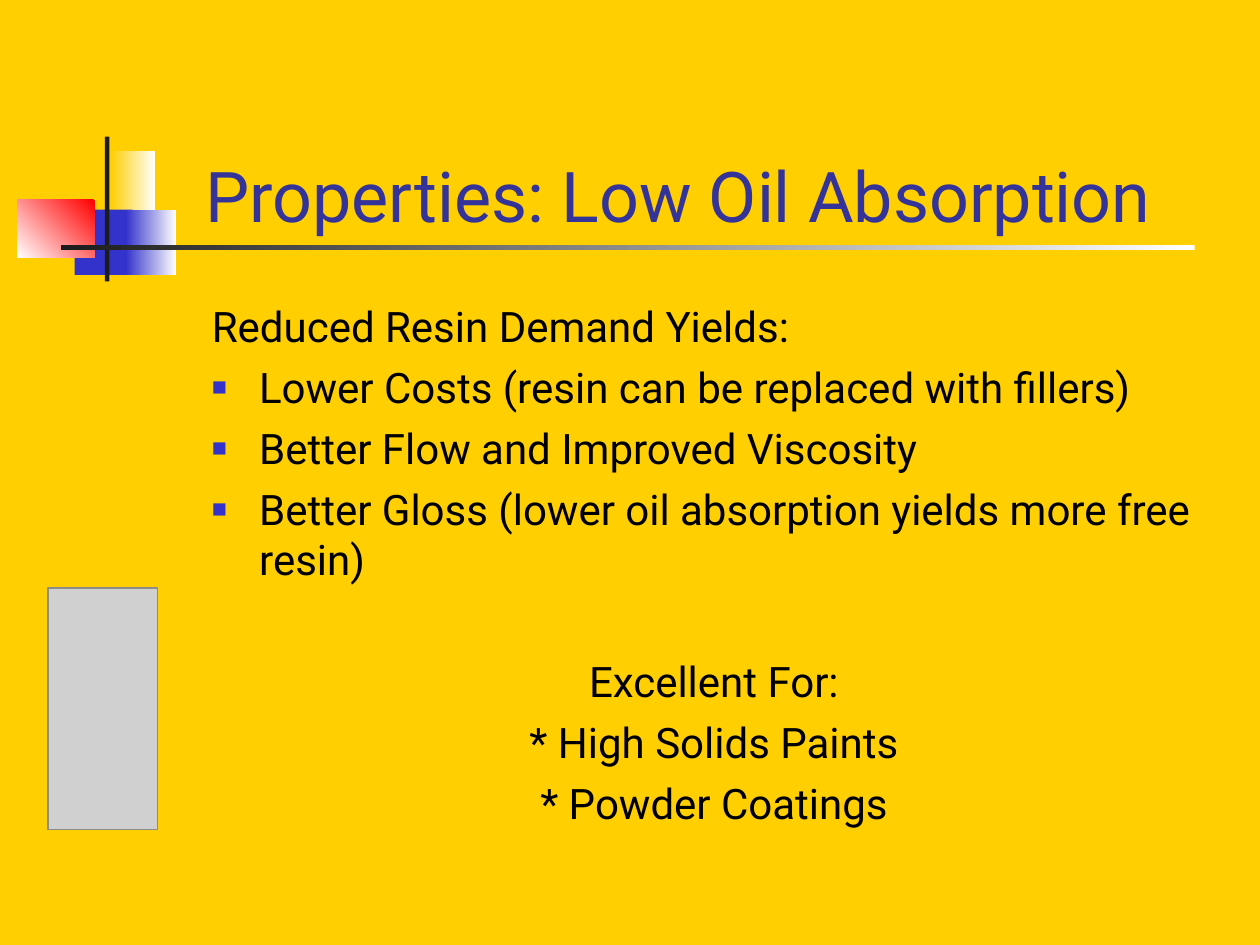
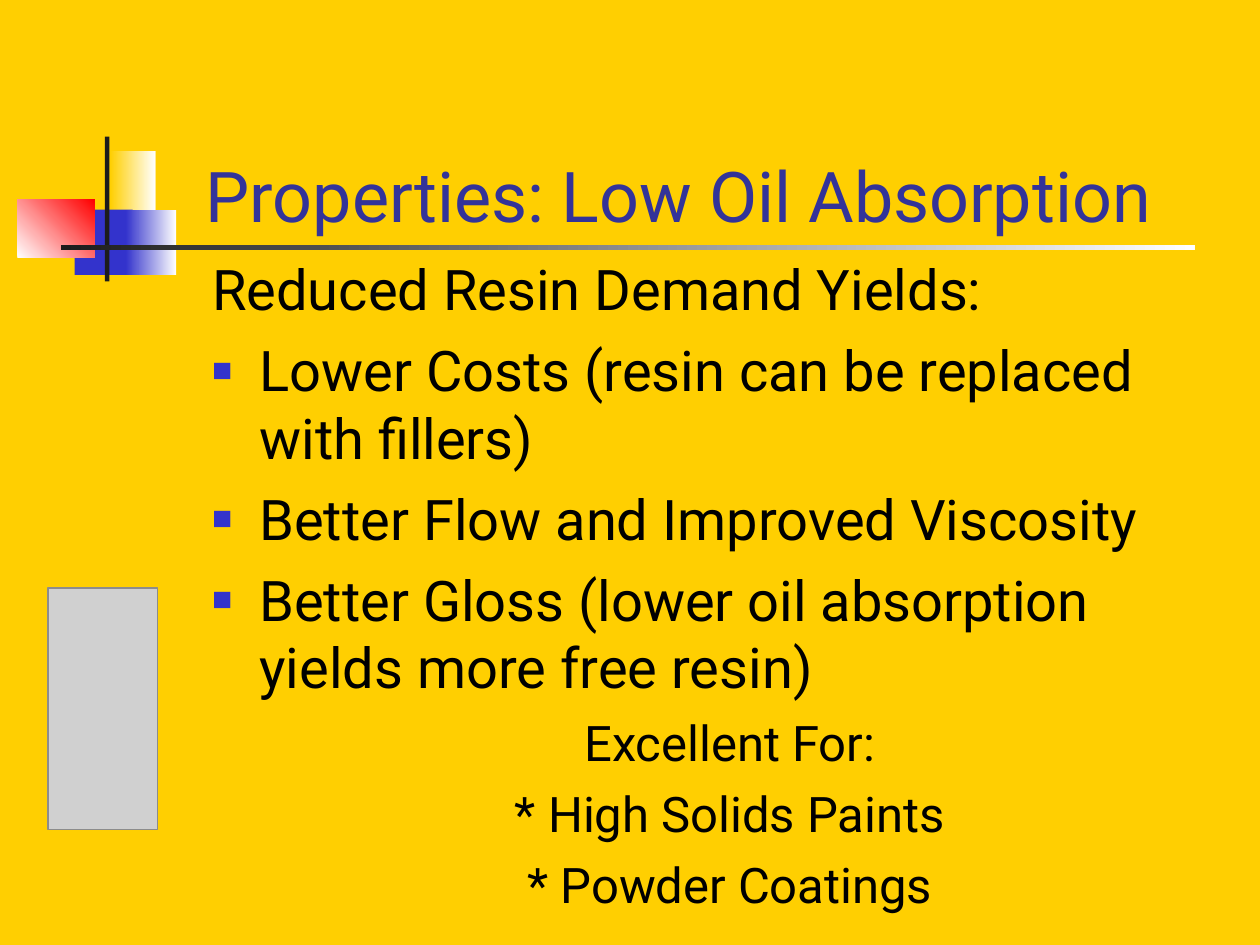
Before and after one commit to sirrice/safepigment, a slide deck: slide 5 of docs/safeyellowic.ppt (slide 6 before the commit). Drawn at 1260x945 pixels with LibreOffice and Linux fonts; fonts in the diff are those of the drawing; grey boxes stand for pictures. Boxes give left, top, right and bottom in pixels: in the first picture for what was removed or moved away, otherwise in the second. Text is boxed around its words. In the diff, an @@ line names an element or a change of style, - is before the commit and + after.

```diff
--- a/docs/safeyellowic.ppt
+++ b/docs/safeyellowic.ppt
@@ text "Reduced Resin Demand Yields:": place and size @@
-text "Reduced Resin Demand Yields:" at [212,310,1190,828]
+text "Reduced Resin Demand Yields:" at [212,268,1137,914]
@@ text "Reduced Resin Demand Yields:" at [212,268,1137,914]: size 24 to 32 pt in "Reduced Resin Demand Yields:", "Lower Costs (resin can be replaced with ...", "Better Flow and Improved Viscosity", "Better Gloss (lower oil absorption yields more ..."; size 24 to 28 pt in "Excellent For:", "* High Solids Paints", "* Powder Coatings"; more space between paragraphs; alignment centre to left @@
```
Also in this commit, not shown: 7 other slides changed, 1 slide added, 2 slides removed.
